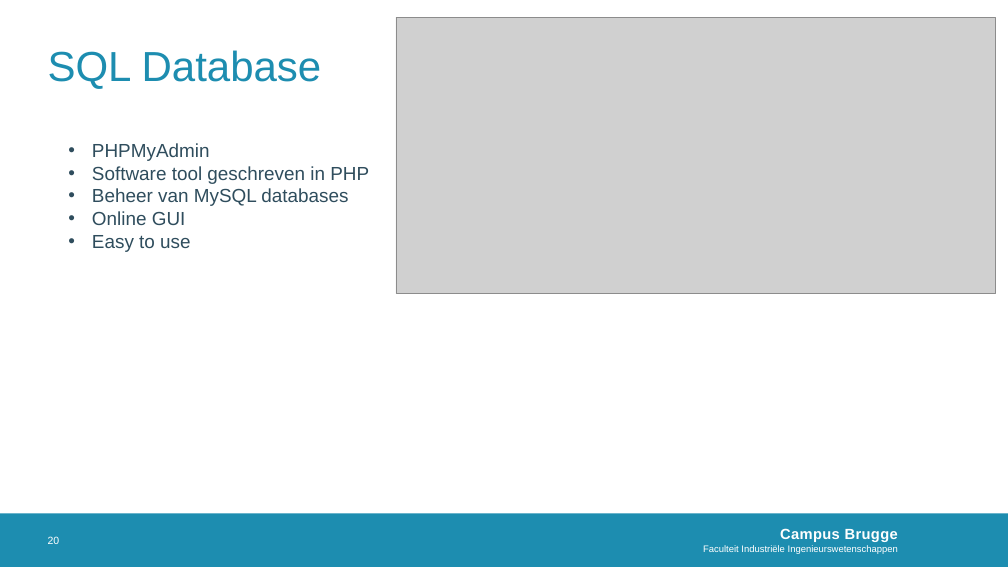
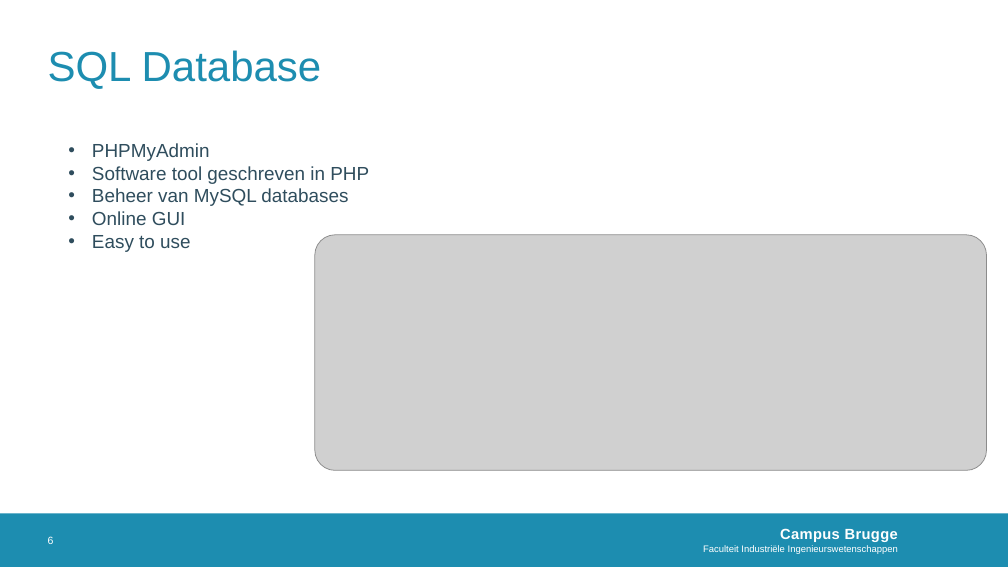
Before and after one commit to MichelDequick/E-ink-Room-Reservation-Display, a slide deck: slide 6 of Documentation/Presentatie.pptx (slide 20 before the commit). Drawn at 1008x567 pixels with LibreOffice and Linux fonts; fonts in the diff are those of the drawing; grey boxes stand for pictures; background and template pictures are left out. Boxes give left, top, right and bottom in pixels: in the first picture for what was removed or moved away, otherwise in the second. Text is boxed around its words. In the diff, an @@ line names an element or a change of style, - is before the commit and + after.

```diff
--- a/Documentation/Presentatie.pptx
+++ b/Documentation/Presentatie.pptx
@@ picture: place and size @@
-picture at box(396, 17, 996, 294)
+picture at box(315, 235, 987, 471)
@@ page number at box(48, 536, 54, 544): text changed @@
-20
+6
```
Also in this commit, not shown: 7 other slides changed, 13 slides added, 1 other file.
